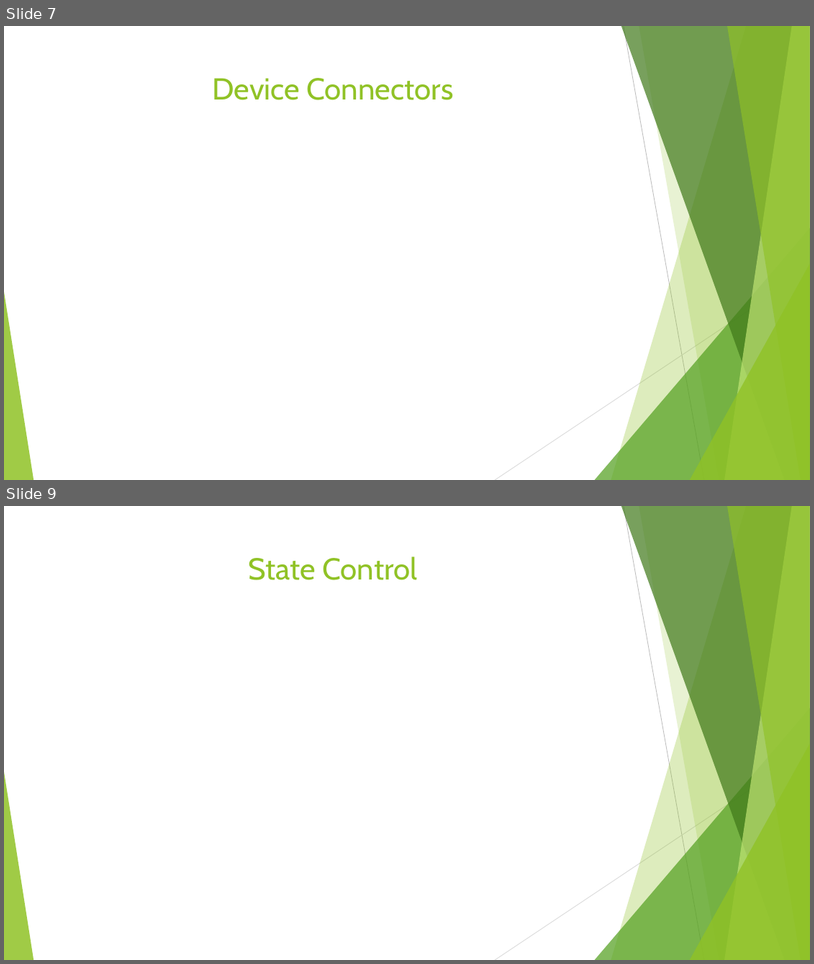
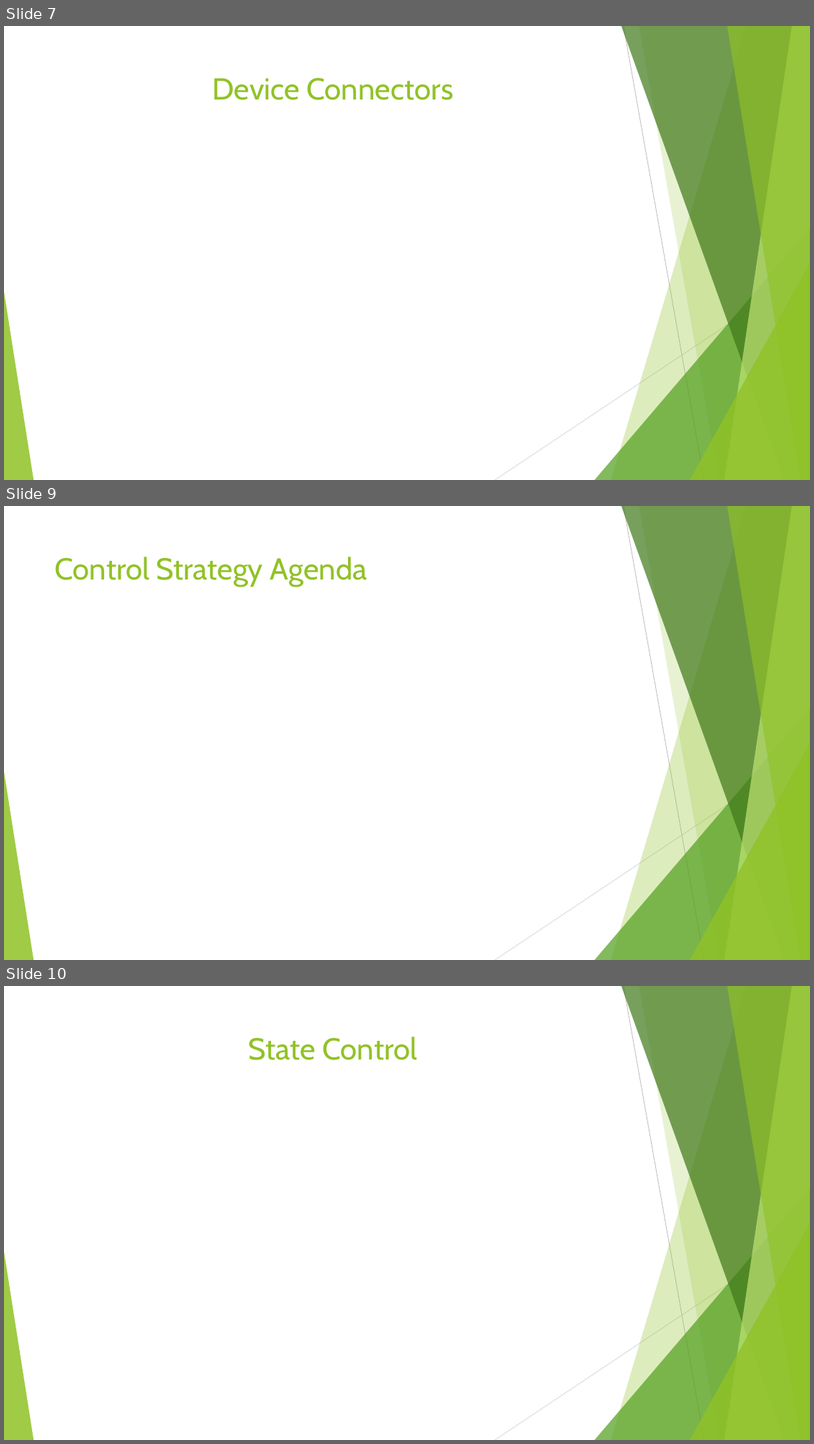
Before and after one commit to annageraci/Battery_Charger_Smart, a slide deck: Materiale Extra/Presentazione del progetto .pptx. Shown one above the other, each under a label of ours: slides 7 and 9 before the commit, slides 7, 9 and 10 after it; the slides between them are not shown. The pictures are 814x964 and 814x1444 pixels, drawn with LibreOffice and Linux fonts; fonts in the diff are those of the drawing. Boxes give left, top, right and bottom in pixels: in the first picture for what was removed or moved away, otherwise in the second. Text is boxed around its words. In the diff, an @@ line names an element or a change of style, - is before the commit and + after.

```diff
--- a/Materiale Extra/Presentazione del progetto .pptx
+++ b/Materiale Extra/Presentazione del progetto .pptx
@@ slide 9 added at (x1=4, y1=506, x2=810, y2=960), background #FFFFFF; not listed: 10 template elements that a slide beside it also shows @@
@@ title added at (x1=55, y1=556, x2=368, y2=587), 36 pt, text #90C226 @@
+Control Strategy Agenda
@@ what was slide 9 is now slide 10 @@
```
Also in this commit, not shown: 1 slide changed, 3 other files.
